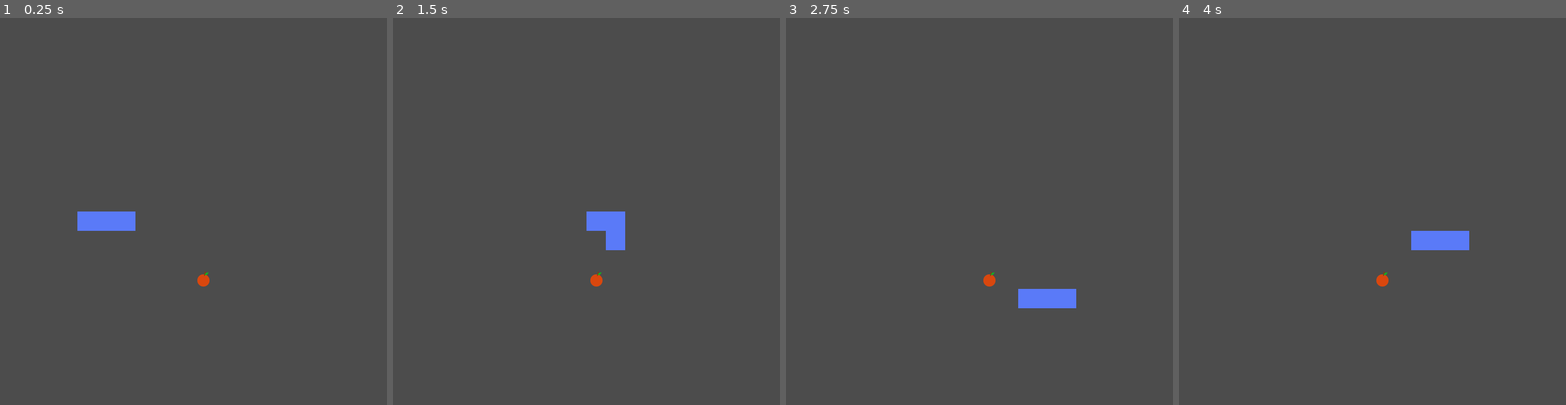
Above: before the commit, frames 1-4 (left to right).
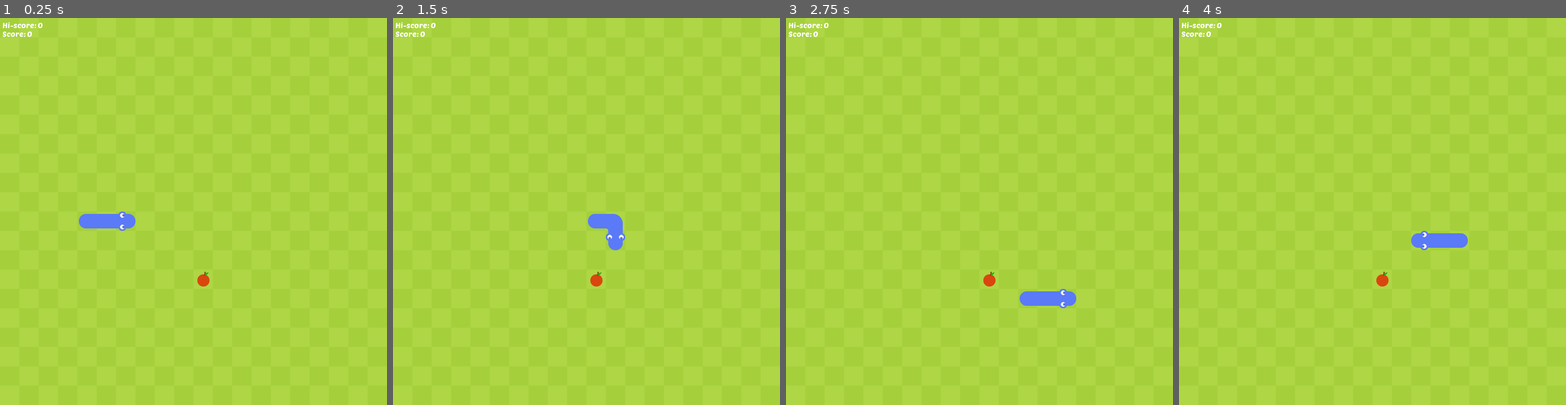
Above: after the commit, the same moments.

Repository: adaucyjr/godot-snake
Game: Godot game, scene res://MainGame.tscn
Same seed, same stepped clock (60 frames per second), same inputs: the game is played once before the commit and once after it. Before the commit the project has no main scene; this scene is started directly in both runs.
Inputs:
- Up to frame 1 (0.25 s): no input
- Up to frame 2 (1.5 s): hold Right (ui_right) 0.53-1.28 s; hold Down (ui_down) from 1.28 s (still down)
- Up to frame 3 (2.75 s): release Down (ui_down) at 2.03 s; hold Right (ui_right) from 2.03 s (still down)
- Up to frame 4 (4 s): release Right (ui_right) at 2.78 s; hold Up (ui_up) 2.78-3.53 s; hold Left (ui_left) from 3.53 s (still down)

The runs differ from the first frame. In frame 1, 99% of the frame differs, in the area x 0-100%, y 0-100%; in frame 2, 99%; in frame 3, 99%; in frame 4, 99%.

Commit message:
Snake game finished.

Diff:
--- a/MainGame.gd
+++ b/MainGame.gd
@@ -22,8 +22,50 @@
 	$TileMap.set_cell(apple_pos.x,apple_pos.y,APPLE)
 
 func draw_snake():
-	for block in snake_body:
-		$TileMap.set_cell(block.x,block.y,SNAKE,false,false,false,Vector2(8,0))
+	var ref_front
+	for i in snake_body.size():
+		if i == 0:
+			ref_front = snake_direction
+			if ref_front.x > 0:
+				$TileMap.set_cell(snake_body[i].x,snake_body[i].y,SNAKE,false,false,false,Vector2(2,0))
+			elif ref_front.x < 0:
+				$TileMap.set_cell(snake_body[i].x,snake_body[i].y,SNAKE,false,false,false,Vector2(3,1))
+			elif ref_front.y > 0:
+				$TileMap.set_cell(snake_body[i].x,snake_body[i].y,SNAKE,false,false,false,Vector2(3,0))
+			elif ref_front.y < 0:
+				$TileMap.set_cell(snake_body[i].x,snake_body[i].y,SNAKE,false,false,false,Vector2(2,1))
+		elif i == snake_body.size() - 1:
+			ref_front = snake_body[i - 1]
+			if ref_front.x > snake_body[i].x:
+				$TileMap.set_cell(snake_body[i].x,snake_body[i].y,SNAKE,false,false,false,Vector2(0,0))
+			elif ref_front.x < snake_body[i].x:
+				$TileMap.set_cell(snake_body[i].x,snake_body[i].y,SNAKE,false,false,false,Vector2(1,0))
+			elif ref_front.y > snake_body[i].y:
+				$TileMap.set_cell(snake_body[i].x,snake_body[i].y,SNAKE,false,false,false,Vector2(0,1))
+			elif ref_front.y < snake_body[i].y:
+				$TileMap.set_cell(snake_body[i].x,snake_body[i].y,SNAKE,false,false,false,Vector2(1,1))
+		else:
+			ref_front = ref_location(snake_body[i],snake_body[i - 1])
+			var ref_back = ref_location(snake_body[i],snake_body[i + 1])
+			if (ref_front == "right" && ref_back == "left") || (ref_front == "left" && ref_back == "right"):
+				$TileMap.set_cell(snake_body[i].x,snake_body[i].y,SNAKE,false,false,false,Vector2(4,0))
+			if (ref_front == "up" && ref_back == "down") || (ref_front == "down" && ref_back == "up"):
+				$TileMap.set_cell(snake_body[i].x,snake_body[i].y,SNAKE,false,false,false,Vector2(4,1))
+			if (ref_front == "right" && ref_back == "down") || (ref_front == "down" && ref_back == "right"):
+				$TileMap.set_cell(snake_body[i].x,snake_body[i].y,SNAKE,false,false,false,Vector2(5,0))
+			if (ref_front == "right" && ref_back == "up") || (ref_front == "up" && ref_back == "right"):
+				$TileMap.set_cell(snake_body[i].x,snake_body[i].y,SNAKE,false,false,false,Vector2(5,1))
+			if (ref_front == "down" && ref_back == "left") || (ref_front == "left" && ref_back == "down"):
+				$TileMap.set_cell(snake_body[i].x,snake_body[i].y,SNAKE,false,false,false,Vector2(6,0))
+			if (ref_front == "up" && ref_back == "left") || (ref_front == "left" && ref_back == "up"):
+				$TileMap.set_cell(snake_body[i].x,snake_body[i].y,SNAKE,false,false,false,Vector2(6,1))
+
+
+func ref_location(blcok:Vector2,ref_position:Vector2):
+	if blcok.x > ref_position.x: return "left"
+	elif blcok.x < ref_position.x: return "right"
+	elif blcok.y > ref_position.y: return "up"
+	elif blcok.y < ref_position.y: return "down"
 
 func move_snake():
 	delete_tiles(SNAKE)
@@ -44,19 +86,23 @@
 		var new_tail = snake_body[snake_body.size() - 1] - snake_direction
 		snake_body.append(new_tail)
 		score += 1
+		$ScoreLabel.text = "Score: " + str(score)
 
 func snake_die():
 	var head = snake_body[0]
 	var tail = snake_body.slice(1,snake_body.size() - 1)
 	if tail.has(head):
 		reset()
-	elif head < Vector2(0,0) || head > Vector2(20,20):
+	elif head.x < 0 || head.x > 19 || head.y < 0 || head.y > 19:
 		reset()
 
 func reset():
 	snake_body = [Vector2(5,10),Vector2(4,10),Vector2(3,10)]
 	snake_direction = Vector2(1,0)
+	if score > hi_score: hi_score = score
+	$HiscoreLabel.text = "Hi-score: " + str(hi_score)
 	score = 0
+	$ScoreLabel.text = "Score: " + str(score)
 
 func _input(event):
 	if Input.is_action_just_pressed("ui_up") && snake_direction.y == 0:
@@ -70,7 +116,7 @@
 
 func _on_GameTick_timeout():
 	move_snake()
+	snake_die()
 	draw_apple()
 	draw_snake()
 	eat_apple()
-	snake_die()
--- a/MainGame.tscn
+++ b/MainGame.tscn
@@ -1,9 +1,11 @@
-[gd_scene load_steps=6 format=2]
+[gd_scene load_steps=9 format=2]
 
 [ext_resource path="res://MainGame.gd" type="Script" id=1]
 [ext_resource path="res://Assets/Graphics/Snake_spritesheet.png" type="Texture" id=2]
 [ext_resource path="res://Assets/Graphics/apple.png" type="Texture" id=3]
 [ext_resource path="res://Assets/Sounds/crunch.wav" type="AudioStream" id=4]
+[ext_resource path="res://Assets/Fonts/PoetsenOne-Regular.ttf" type="DynamicFontData" id=5]
+[ext_resource path="res://Assets/Graphics/grass.png" type="Texture" id=6]
 
 [sub_resource type="TileSet" id=1]
 0/name = "Snake_spritesheet.png 0"
@@ -49,8 +51,21 @@
 1/shapes = [  ]
 1/z_index = 0
 
+[sub_resource type="DynamicFont" id=2]
+font_data = ExtResource( 5 )
+
 [node name="MainGame" type="Node"]
 script = ExtResource( 1 )
+
+[node name="TextureRect" type="TextureRect" parent="."]
+anchor_right = 1.0
+anchor_bottom = 1.0
+texture = ExtResource( 6 )
+expand = true
+stretch_mode = 2
+__meta__ = {
+"_edit_use_anchors_": false
+}
 
 [node name="TileMap" type="TileMap" parent="."]
 tile_set = SubResource( 1 )
@@ -64,4 +79,24 @@
 [node name="Crunch" type="AudioStreamPlayer2D" parent="."]
 stream = ExtResource( 4 )
 
+[node name="HiscoreLabel" type="Label" parent="."]
+margin_left = 5.0
+margin_top = 5.0
+custom_fonts/font = SubResource( 2 )
+text = "Hi-score: 0"
+__meta__ = {
+"_edit_use_anchors_": false
+}
+
+[node name="ScoreLabel" type="Label" parent="."]
+margin_left = 5.0
+margin_top = 23.0
+margin_right = 67.0
+margin_bottom = 43.0
+custom_fonts/font = SubResource( 2 )
+text = "Score: 0"
+__meta__ = {
+"_edit_use_anchors_": false
+}
+
 [connection signal="timeout" from="GameTick" to="." method="_on_GameTick_timeout"]
--- a/project.godot
+++ b/project.godot
@@ -11,6 +11,7 @@
 [application]
 
 config/name="Snake"
+run/main_scene="res://MainGame.tscn"
 config/icon="res://icon.png"
 
 [display]
